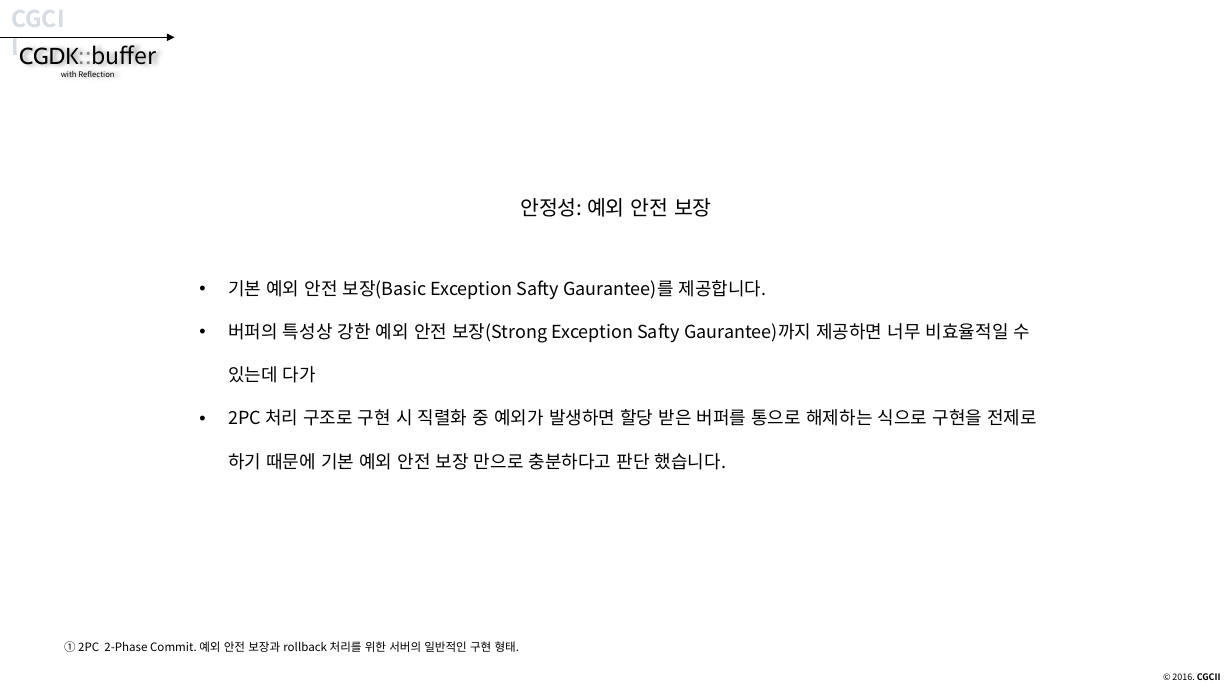
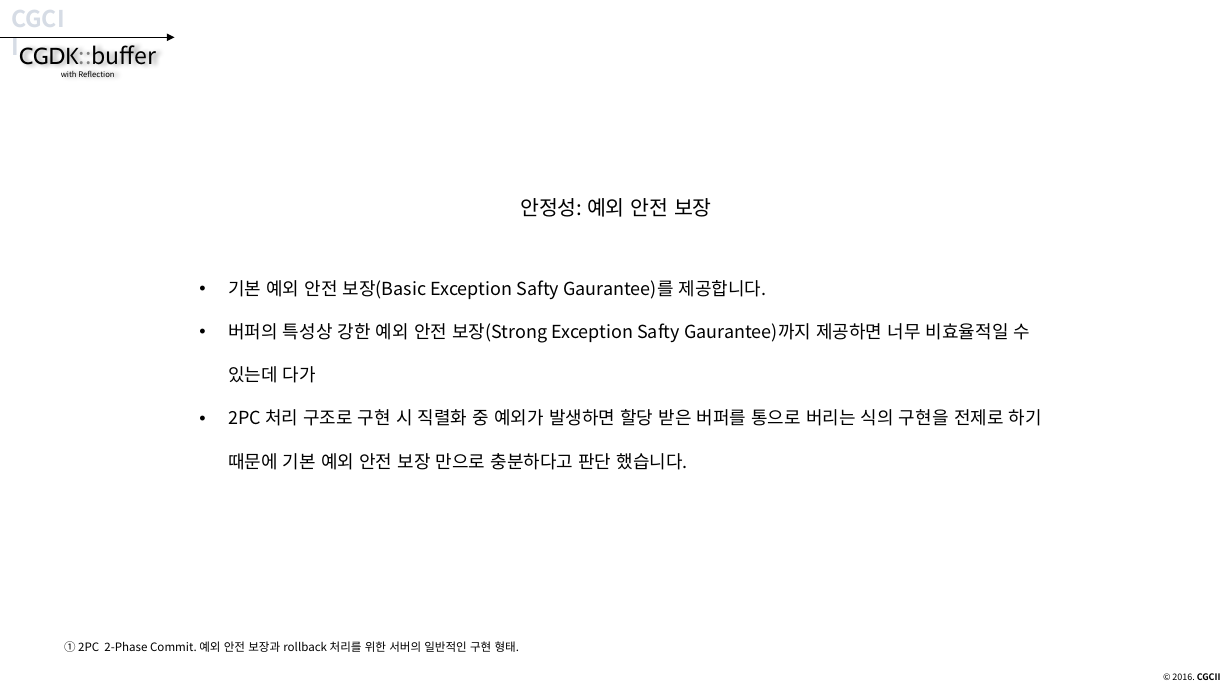
Before and after one commit to CGLabs/CGDK.buffer, a slide deck: slide 52 of C++/document/intruduce_CGDK.buffer.pptx. Drawn at 1232x693 pixels with LibreOffice and Linux fonts; fonts in the diff are those of the drawing. Boxes give left, top, right and bottom in pixels: in the first picture for what was removed or moved away, otherwise in the second. Text is boxed around its words. In the diff, an @@ line names an element or a change of style, - is before the commit and + after.

```diff
--- a/C++/document/intruduce_CGDK.buffer.pptx
+++ b/C++/document/intruduce_CGDK.buffer.pptx
@@ text at [228, 409, 1042, 470]: text changed @@
-• 2PC 처리 구조로 구현 시 직렬화 중 예외가 발생하면 할당 받은 버퍼를 통으로 해제하는 식으로 구현을 전제로 하기 때문에 기본 예외 안전 보장 만으로 충분하다고 판단 했습니다.
+• 2PC 처리 구조로 구현 시 직렬화 중 예외가 발생하면 할당 받은 버퍼를 통으로 버리는 식의 구현을 전제로 하기 때문에 기본 예외 안전 보장 만으로 충분하다고 판단 했습니다.
```
Also in this commit, not shown: 30 other slides changed.
